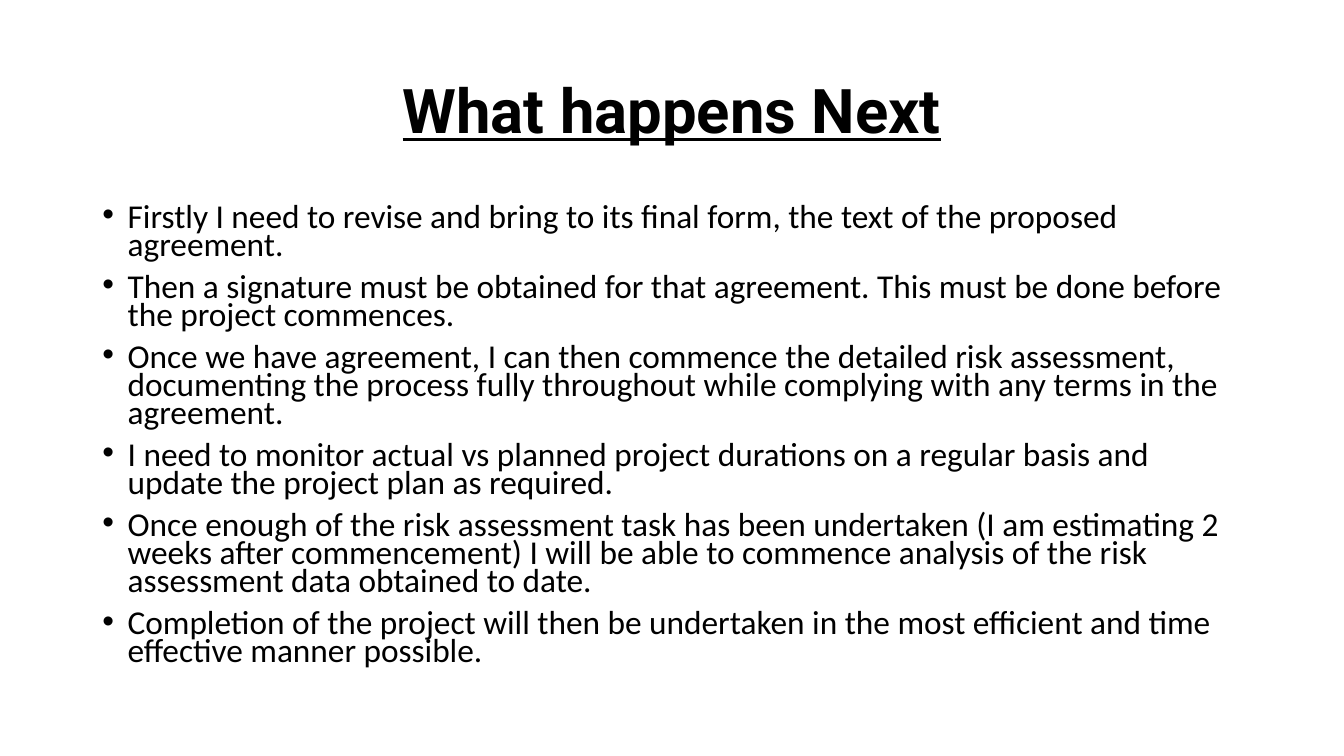
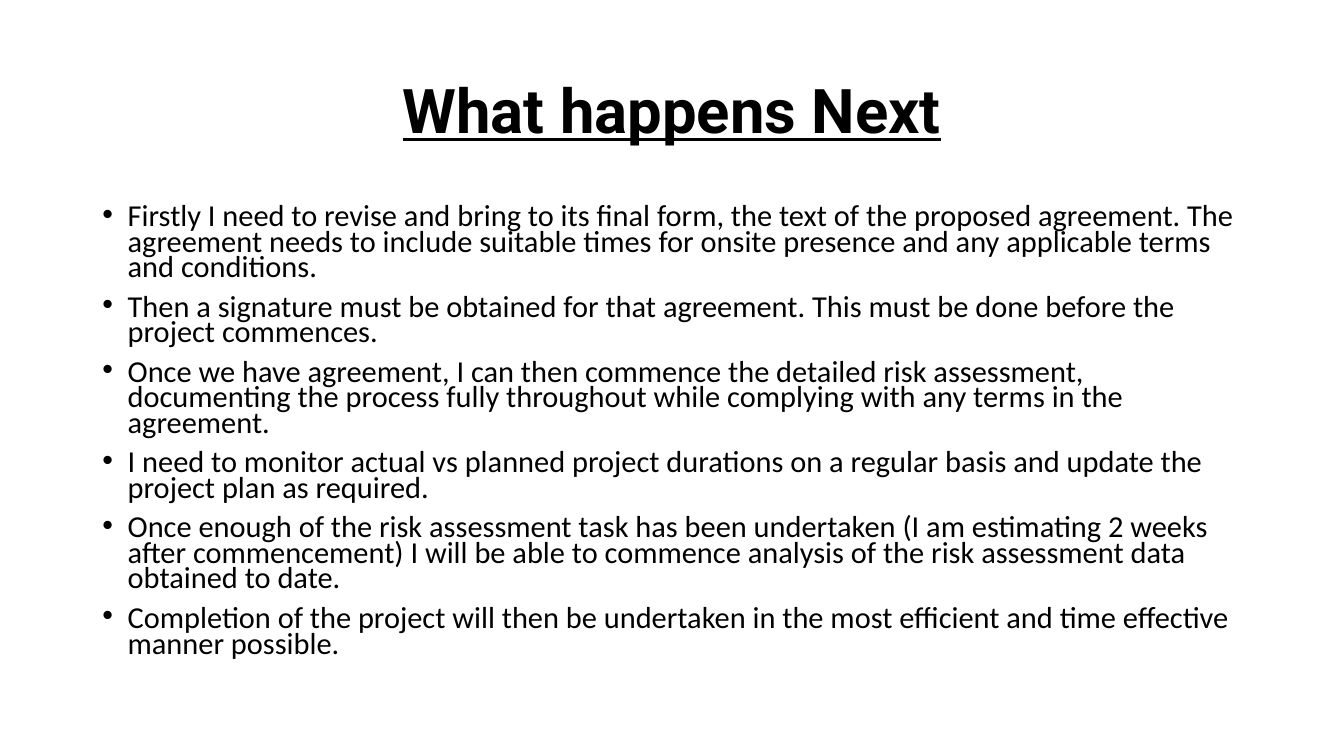
Before and after one commit to Csappleb-ECU/Cyber-Project---1, a slide deck: slide 3 of Presentation Assessment 3.pptx. Drawn at 1344x756 pixels with LibreOffice and Linux fonts; fonts in the diff are those of the drawing. Boxes give left, top, right and bottom in pixels: in the first picture for what was removed or moved away, otherwise in the second. Text is boxed around its words. In the diff, an @@ line names an element or a change of style, - is before the commit and + after.

Commit message:
Revised Assessment 3 Presentation

```diff
--- a/Presentation Assessment 3.pptx
+++ b/Presentation Assessment 3.pptx
@@ text at [128,205,1233,278]: text changed; size 23.8 to 21.7 pt @@
-• Firstly I need to revise and bring to its final form, the text of the proposed agreement.
+• Firstly I need to revise and bring to its final form, the text of the proposed agreement. The agreement needs to include suitable times for onsite presence and any applicable terms and conditions.
@@ text at [128,296,1228,659]: size 23.8 to 21.7 pt in "Then a signature must be obtained for ...", "Once we have agreement, I can then ...", "I need to monitor actual vs planned ...", "Once enough of the risk assessment task ..." and 1 more places @@
```
Also in this commit, not shown: 1 other slide changed.
